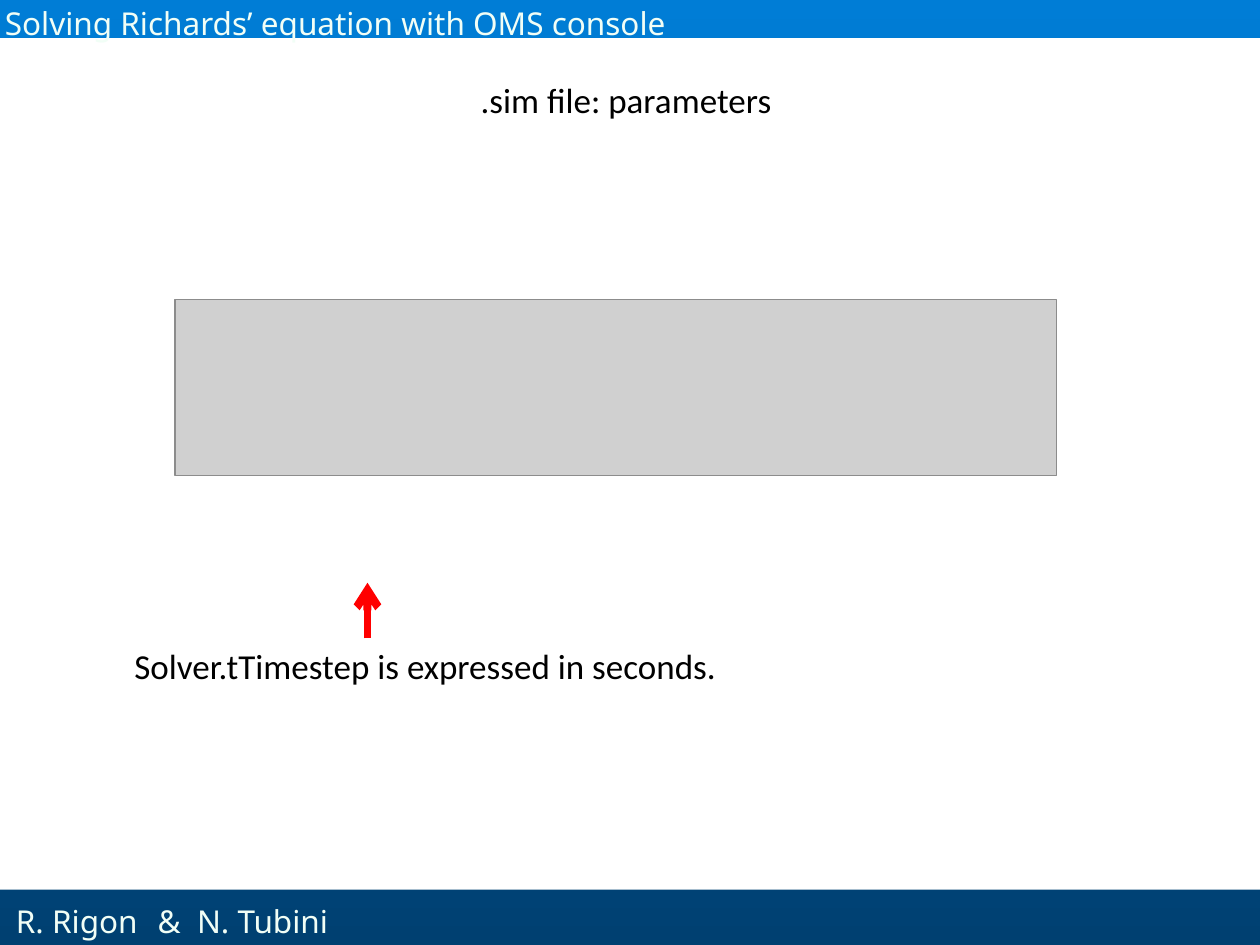
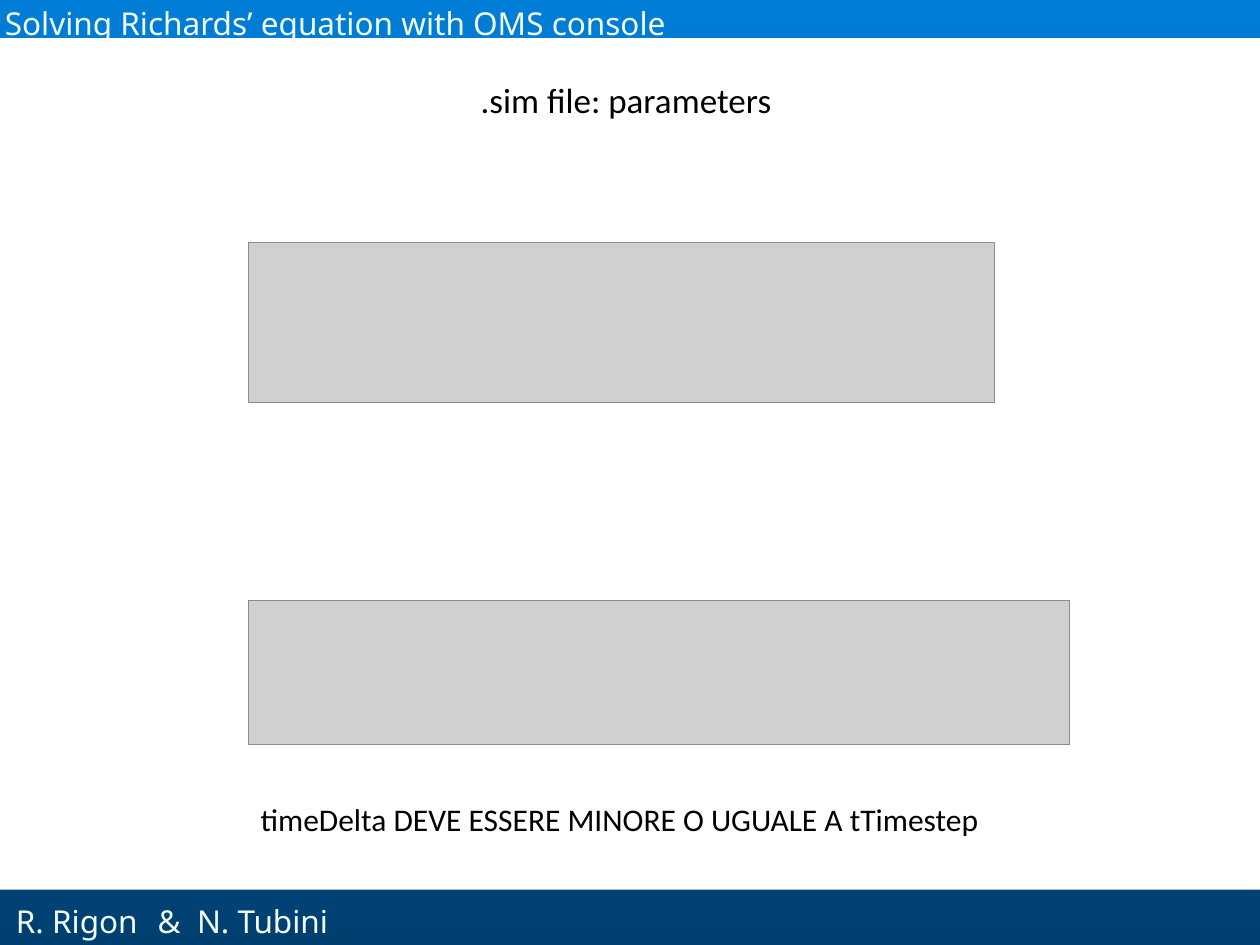
Before and after one commit to GEOframeOMSProjects/OMS_Project_Richards1D, a slide deck: slide 29 of Materials/Richards_English.pptx (slide 18 before the commit). Drawn at 1260x945 pixels with LibreOffice and Linux fonts; fonts in the diff are those of the drawing; grey boxes stand for pictures; background and template pictures are left out. Boxes give left, top, right and bottom in pixels: in the first picture for what was removed or moved away, otherwise in the second. Text is boxed around its words. In the diff, an @@ line names an element or a change of style, - is before the commit and + after.

```diff
--- a/Materials/Richards_English.pptx
+++ b/Materials/Richards_English.pptx
@@ picture added at [248,242,995,402] @@
@@ picture removed at [175,300,1056,475] @@
@@ arrow removed from (368, 639) to (368, 582) @@
@@ picture added at [248,601,1070,745] @@
@@ text removed at [134,654,715,685] @@
-Solver.tTimestep is expressed in seconds.
@@ text added at [261,809,978,836], 18 pt, text #000000 @@
+timeDelta DEVE ESSERE MINORE O UGUALE A tTimestep
```
Also in this commit, not shown: 12 other slides changed, 26 slides added, 20 slides removed.
